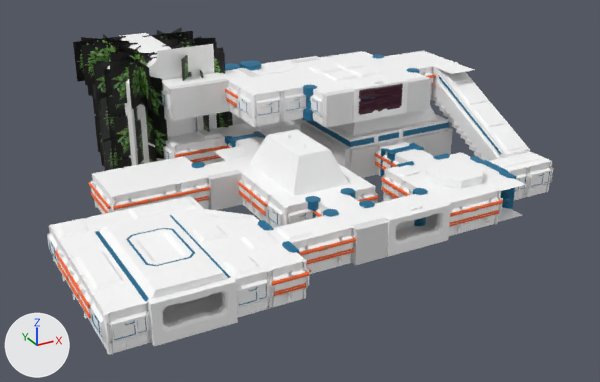
Renders of the FBX model game/assets/models/interiorSolid.fbx from each side of a commit.
Both versions are drawn from a 50 mm lens placed at (-3.7, -15.6, 11.7), pointed at (8.8, 7.2, 0.3). The lights are fixed; the arrows at lower left show +X, +Y and +Z. Where no turn or scale is listed for an object, it has been applied to the vertices.

Objects in the first picture: 'Cube.005', 'Cube.006', 'Cube.008', 'Cube.009', 'Cube.010', 'Cube.020', 'Cube.021', 'Cube.054', 'Plant', 'Plant.001', 'Plant.002', 'Plant.003', 'Plant.004', 'Plant.005', 'Plant.006', 'Plant.007', 'Shape', 'Shape.001', 'Shape.002'.
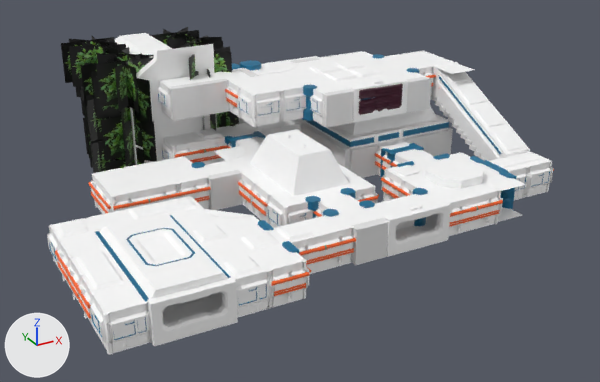
Where the change shows, as pixel boxes (x1, y1, x2, y2) in the pictures (600 x 382 px):
'Plant.006', moved: before (103, 52, 168, 169); after (90, 53, 157, 172)
'Plant.002', moved: before (81, 41, 138, 104); after (69, 41, 126, 106)
'Plant', moved: before (73, 34, 129, 171); after (61, 35, 117, 173)
'Plant.004', moved: before (99, 45, 157, 170); after (86, 47, 154, 173)
'Plant.007', moved: before (181, 47, 233, 132); after (189, 46, 239, 131)
'Plant.001', moved: before (142, 27, 193, 45); after (149, 27, 199, 45)
'Plant.003', moved: before (161, 33, 216, 45); after (168, 32, 222, 46)
'Plant.005', moved: before (163, 35, 217, 49); after (169, 34, 223, 49)

The change, as a diff of the scene's bpy script:
```diff
--- a/game/assets/models/interiorSolid.fbx.py
+++ b/game/assets/models/interiorSolid.fbx.py
@@ ob_plant_002 @@
 ob_plant_002 = bpy.data.objects.new('Plant.002', me_cube_027)
-ob_plant_002.location = (4.53, 12.45, 0.53)
+ob_plant_002.location = (4.1, 12.45, 0.53)
 ob_plant_002.rotation_euler = (0.0, 0.0, -1.931)  # degrees (0, 0, -111)
@@ ob_cube_102 @@
-ob_cube_102 = bpy.data.objects.new('Cube.102', me_cube_003)
-ob_cube_102.location = (6.5, 10.5, 1.47)
-ob_cube_102.rotation_euler = (0.0, 0.0, -1.571)  # degrees (0, 0, -90)
@@ ob_plant_003 @@
 ob_plant_003 = bpy.data.objects.new('Plant.003', me_cube_027)
-ob_plant_003.location = (6.68, 12.45, 0.53)
+ob_plant_003.location = (6.93, 12.45, 0.53)
 ob_plant_003.rotation_euler = (0.0, 0.0, 1.185)  # degrees (0, 0, 68)
@@ ob_plant @@
 ob_plant = bpy.data.objects.new('Plant', me_cube_027)
-ob_plant.location = (4.53, 13.45, 0.53)
+ob_plant.location = (4.1, 13.45, 0.53)
 ob_plant.rotation_euler = (0.0, 0.0, -1.606)  # degrees (0, 0, -92)
@@ ob_plant_004 @@
 ob_plant_004 = bpy.data.objects.new('Plant.004', me_cube_027)
-ob_plant_004.location = (4.53, 11.45, 0.53)
+ob_plant_004.location = (4.1, 11.45, 0.53)
 ob_plant_004.rotation_euler = (0.0, 0.0, 0.918)  # degrees (0, 0, 53)
@@ ob_plant_005 @@
 ob_plant_005 = bpy.data.objects.new('Plant.005', me_cube_027)
-ob_plant_005.location = (6.68, 11.45, 0.53)
+ob_plant_005.location = (6.93, 11.45, 0.53)
 ob_plant_005.rotation_euler = (0.0, 0.0, 2.964)  # degrees (0, 0, 170)
@@ ob_plant_001 @@
 ob_plant_001 = bpy.data.objects.new('Plant.001', me_cube_027)
-ob_plant_001.location = (6.68, 13.45, 0.53)
+ob_plant_001.location = (6.93, 13.45, 0.53)
 ob_plant_001.scale = (1.3, 1.3, 1.3)
@@ ob_plant_006 @@
 ob_plant_006 = bpy.data.objects.new('Plant.006', me_cube_027)
-ob_plant_006.location = (4.53, 10.45, 0.53)
+ob_plant_006.location = (4.1, 10.45, 0.53)
 ob_plant_006.scale = (1.3, 1.3, 1.3)
@@ ob_plant_007 @@
 ob_plant_007 = bpy.data.objects.new('Plant.007', me_cube_027)
-ob_plant_007.location = (6.68, 10.45, 0.53)
+ob_plant_007.location = (6.93, 10.45, 0.53)
 ob_plant_007.rotation_euler = (0.0, 0.0, -0.751)  # degrees (0, 0, -43)
```
